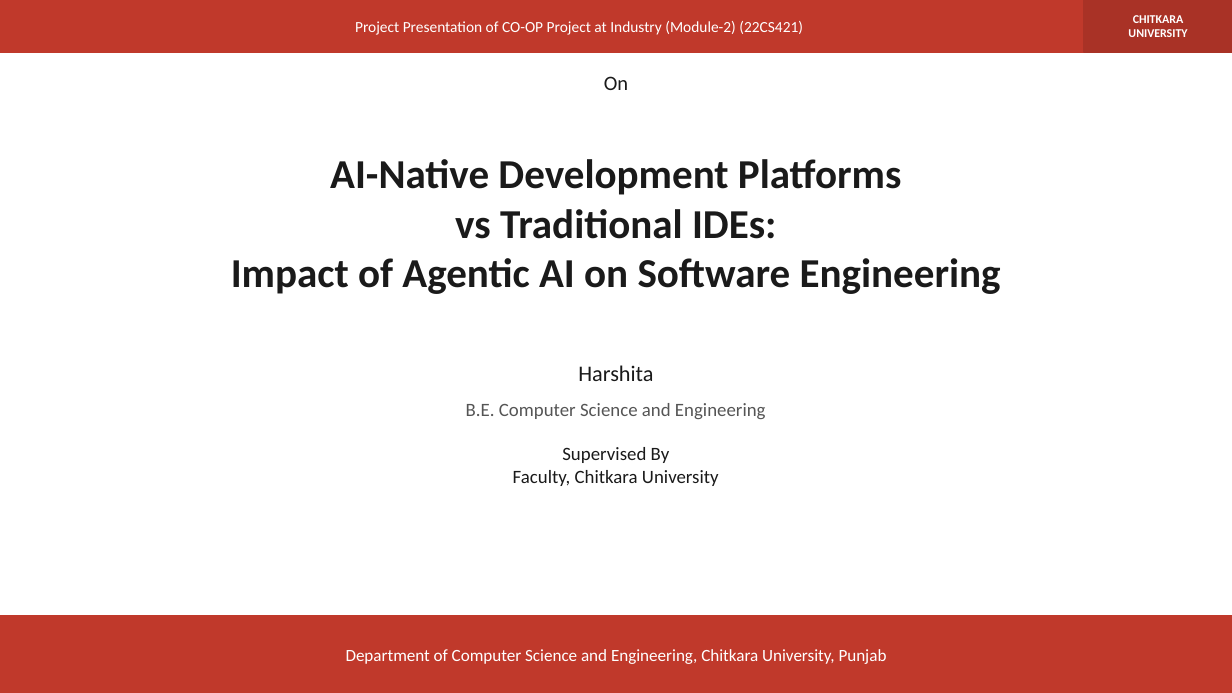
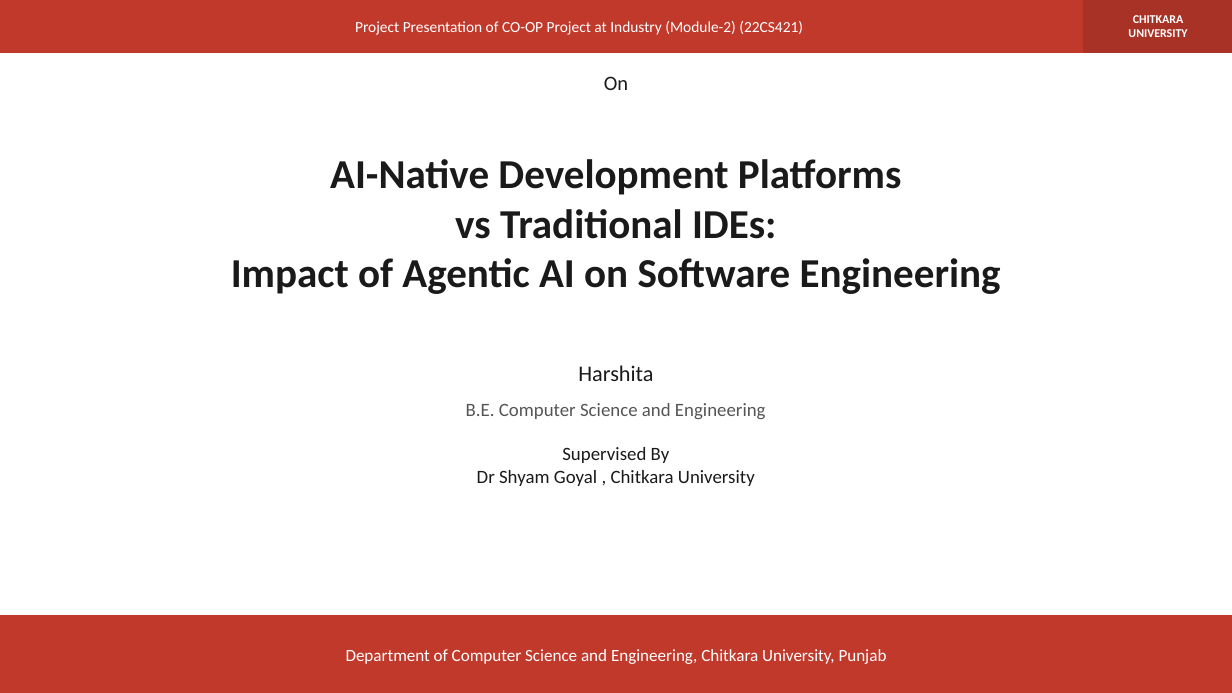
Before and after one commit to cdHarshita/AI-Native-Development-Platforms-and-Traditional-IDEs-2210991642-, a slide deck: slide 1 of ReportAndPPT/AI_Native_Development_Research.pptx. Drawn at 1232x693 pixels with LibreOffice and Linux fonts; fonts in the diff are those of the drawing. Boxes give left, top, right and bottom in pixels: in the first picture for what was removed or moved away, otherwise in the second. Text is boxed around its words. In the diff, an @@ line names an element or a change of style, - is before the commit and + after.

```diff
--- a/ReportAndPPT/AI_Native_Development_Research.pptx
+++ b/ReportAndPPT/AI_Native_Development_Research.pptx
@@ text at (x1=477, y1=470, x2=755, y2=486): text changed @@
-Faculty, Chitkara University
+Dr Shyam Goyal , Chitkara University
```
Also in this commit, not shown: 4 other slides changed, 4 other files.
